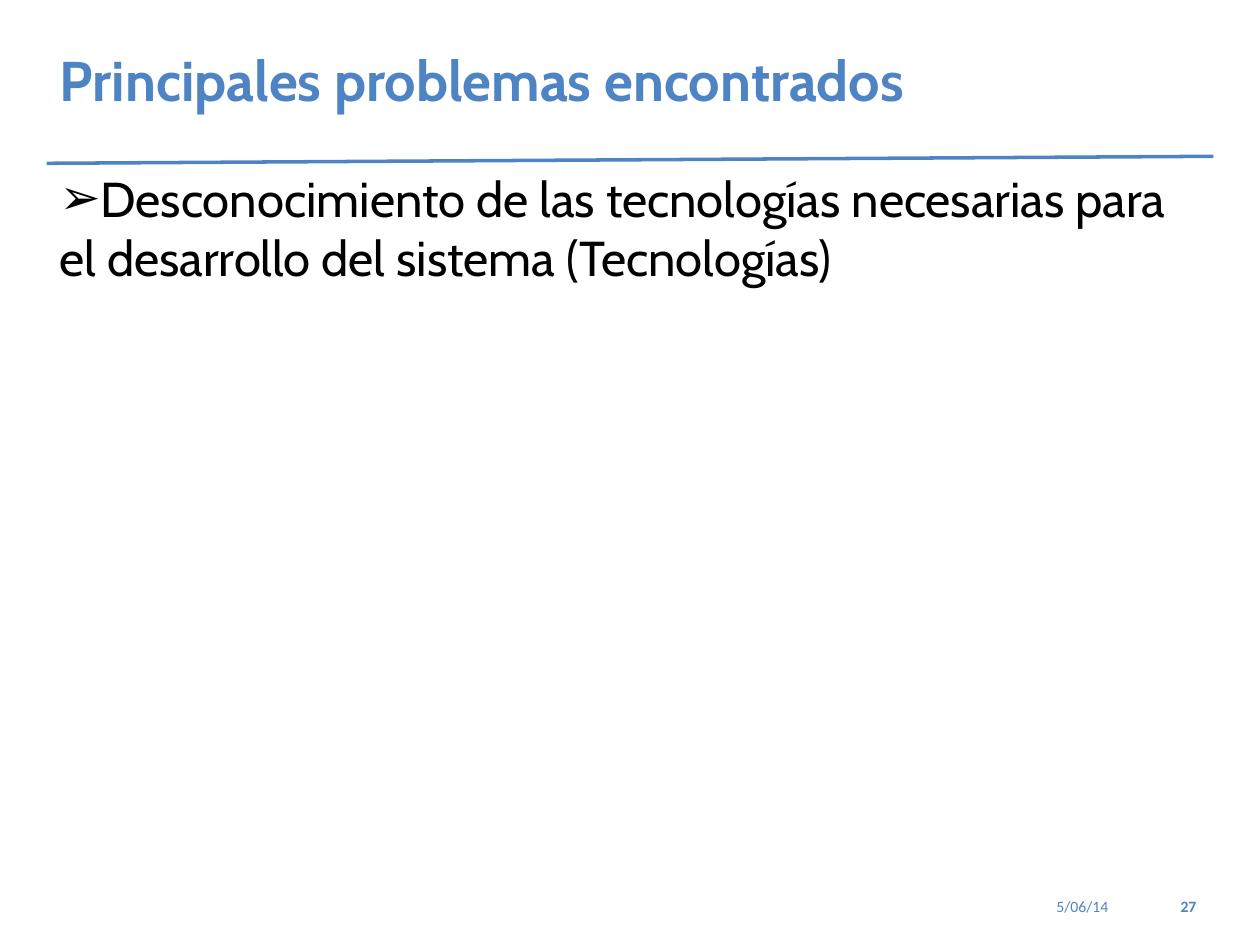
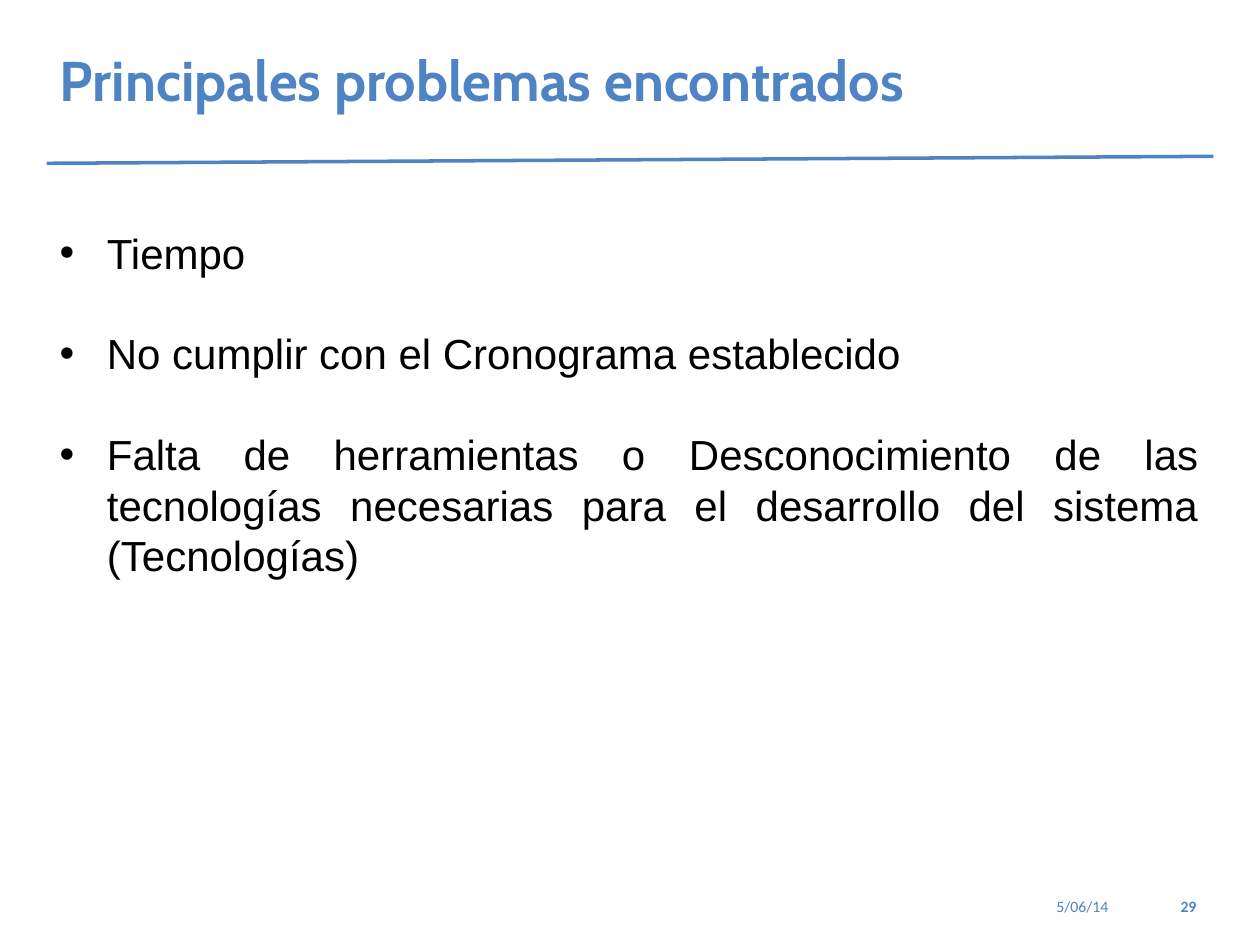
Before and after one commit to wfabricms/tesisDocument, a slide deck: slide 29 of presentacion/Presentacion Tesis 2014 - II.pptx (slide 27 before the commit). Drawn at 1260x945 pixels with LibreOffice and Linux fonts; fonts in the diff are those of the drawing. Boxes give left, top, right and bottom in pixels: in the first picture for what was removed or moved away, otherwise in the second. Text is boxed around its words. In the diff, an @@ line names an element or a change of style, - is before the commit and + after.

```diff
--- a/presentacion/Presentacion Tesis 2014 - II.pptx
+++ b/presentacion/Presentacion Tesis 2014 - II.pptx
@@ text at [107, 238, 1198, 579]: text changed; size 28 to 24 pt; font Cabin to Arial @@
-➢ Desconocimiento de las tecnologías necesarias para el desarrollo del sistema (Tecnologías)
+• Tiempo
+• No cumplir con el Cronograma establecido
+• Falta de herramientas o Desconocimiento de las tecnologías necesarias para el desarrollo del sistema (Tecnologías)
@@ page number at [1181, 901, 1197, 912]: text changed @@
-27
+29
```
Also in this commit, not shown: 11 other slides changed, 2 slides added, 22 other files.
